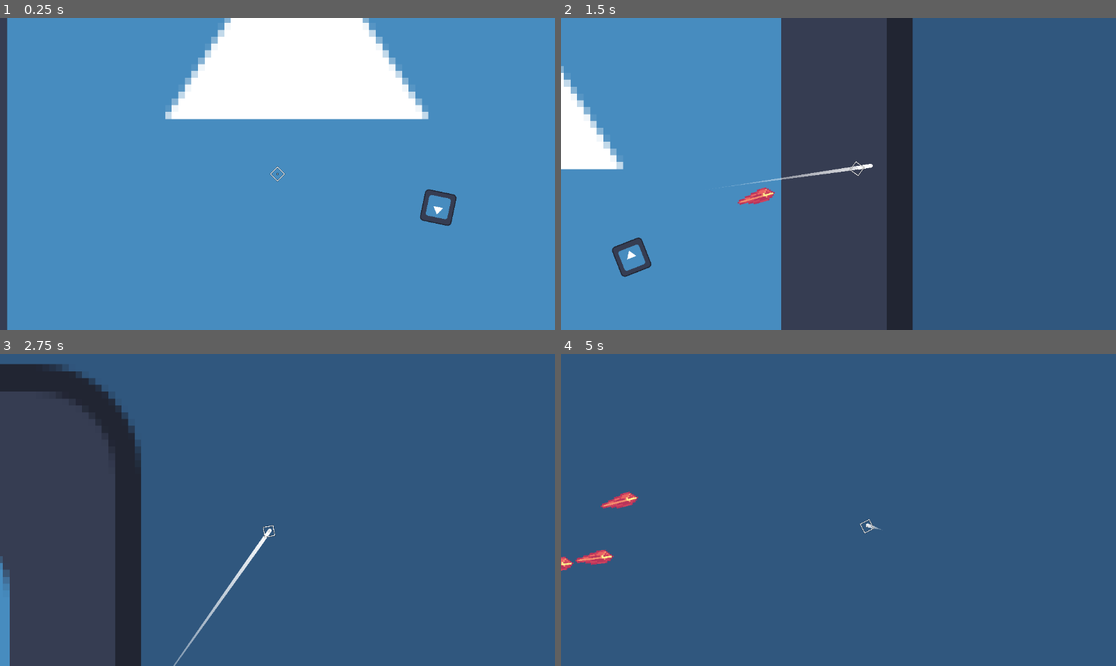
Above: before the commit, frames 1-4 (two rows, left to right).
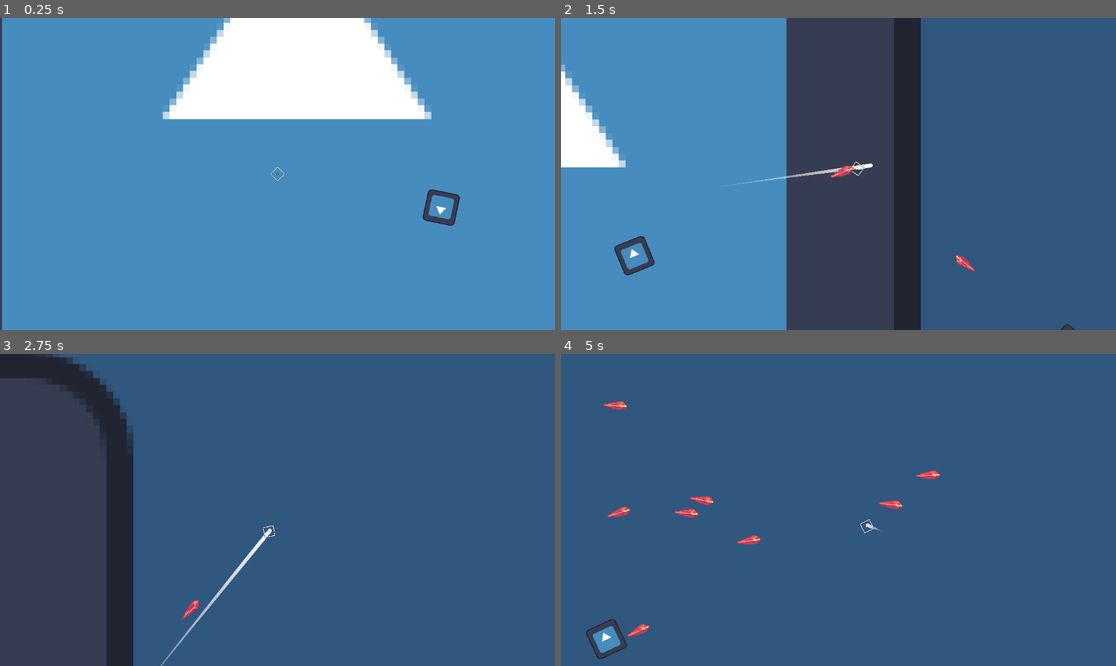
Above: after the commit, the same moments.

Repository: HazarBakir/void_blade
Game: Godot game, scene res://scenes/game_scene.tscn
Two runs of this game, one before a commit and one after it. Both use one fixed random seed, a clock stepped at 60 frames per second and the inputs below. The engine's default icon, where the game draws it, is replaced by a stand-in: a white triangle on a blue panel in a dark square.
Inputs (mouse positions are in pixels of both pictures, inside the frame that each line leads up to):
- Up to frame 1 (0.25 s): no input
- Up to frame 2 (1.5 s): move the mouse to (960, 158) at 0.52 s; press the mouse at (960, 158) at 0.53 s; move the mouse to (727, 189) at 1.27 s; release the mouse at (727, 189) at 1.28 s; click (727, 189) at 1.35 s
- Up to frame 3 (2.75 s): move the mouse to (333, 441) at 2.02 s; press the mouse at (333, 441) at 2.03 s
- Up to frame 4 (5 s): move the mouse to (810, 572) at 2.77 s; release the mouse at (810, 572) at 2.78 s; click (810, 572) at 2.85 s; move the mouse to (1005, 556) at 3.52 s; press the mouse at (1005, 556) at 3.53 s; move the mouse to (672, 463) at 4.27 s; release the mouse at (672, 463) at 4.28 s; click (672, 463) at 4.35 s

The runs differ from the first frame. In frame 1, 1.7% of the frame differs, in the area x 0-83%, y 0-100%; in frame 2, 5.0%, in the area x 0-93%, y 0-100%; in frame 3, 4.4%; in frame 4, 1.8%.

Commit message:
fix(bullet): look_at player.
now it's looking at the playe. Yay!

Diff:
--- a/Scripts/enemy/bullet.gd
+++ b/Scripts/enemy/bullet.gd
@@ -1,6 +1,6 @@
 extends Area2D
 
-var speed = 300
+var speed = 500
 var target: CharacterBody2D
 var direction = Vector2.ZERO
 var follow_target = true
@@ -12,12 +12,13 @@
 	follow_timer.timeout.connect(_stop_following)
 	add_child(follow_timer)
 	follow_timer.start()
+	scale = Vector2(1.3, 1.3)
 
 func _physics_process(delta):
 	move_to_player()
 	position += direction * speed * delta
-	if direction != Vector2.ZERO:
-		look_at(position + direction)
+	if follow_target and target:
+		look_at(target.position)
 
 func _on_body_entered(body):
 	if body.is_in_group("player"):
--- a/scenes/bullet.tscn
+++ b/scenes/bullet.tscn
@@ -54,6 +54,7 @@
 
 [node name="AnimatedSprite2D" type="AnimatedSprite2D" parent="."]
 sprite_frames = SubResource("SpriteFrames_mkf8s")
+autoplay = "default"
 frame = 2
 frame_progress = 0.29078
 
--- a/scenes/game_scene.tscn
+++ b/scenes/game_scene.tscn
@@ -5,6 +5,7 @@
 [ext_resource type="PackedScene" uid="uid://n5m7nhhfcg3n" path="res://scenes/enemy_lvl_1.tscn" id="4_bw6k5"]
 
 [node name="game_scene" type="Node2D"]
+scale = Vector2(1.01844, 1)
 
 [node name="player" parent="." instance=ExtResource("1_w5aja")]
 unique_name_in_owner = true
@@ -14,6 +15,27 @@
 [node name="enemy_lvl_1" parent="." instance=ExtResource("4_bw6k5")]
 position = Vector2(199, 42)
 
+[node name="enemy_lvl_2" parent="." instance=ExtResource("4_bw6k5")]
+position = Vector2(1064.38, -648)
+
+[node name="enemy_lvl_3" parent="." instance=ExtResource("4_bw6k5")]
+position = Vector2(-414.36, -574)
+
+[node name="enemy_lvl_4" parent="." instance=ExtResource("4_bw6k5")]
+position = Vector2(-960.295, -166)
+
+[node name="enemy_lvl_5" parent="." instance=ExtResource("4_bw6k5")]
+position = Vector2(-1005.46, -859)
+
+[node name="enemy_lvl_6" parent="." instance=ExtResource("4_bw6k5")]
+position = Vector2(364.284, -768)
+
+[node name="enemy_lvl_7" parent="." instance=ExtResource("4_bw6k5")]
+position = Vector2(1005.46, 271)
+
+[node name="enemy_lvl_8" parent="." instance=ExtResource("4_bw6k5")]
+position = Vector2(-678.49, 462)
+
 [node name="Icon" type="Sprite2D" parent="."]
 z_index = -5
 position = Vector2(21.5, -84.0001)
